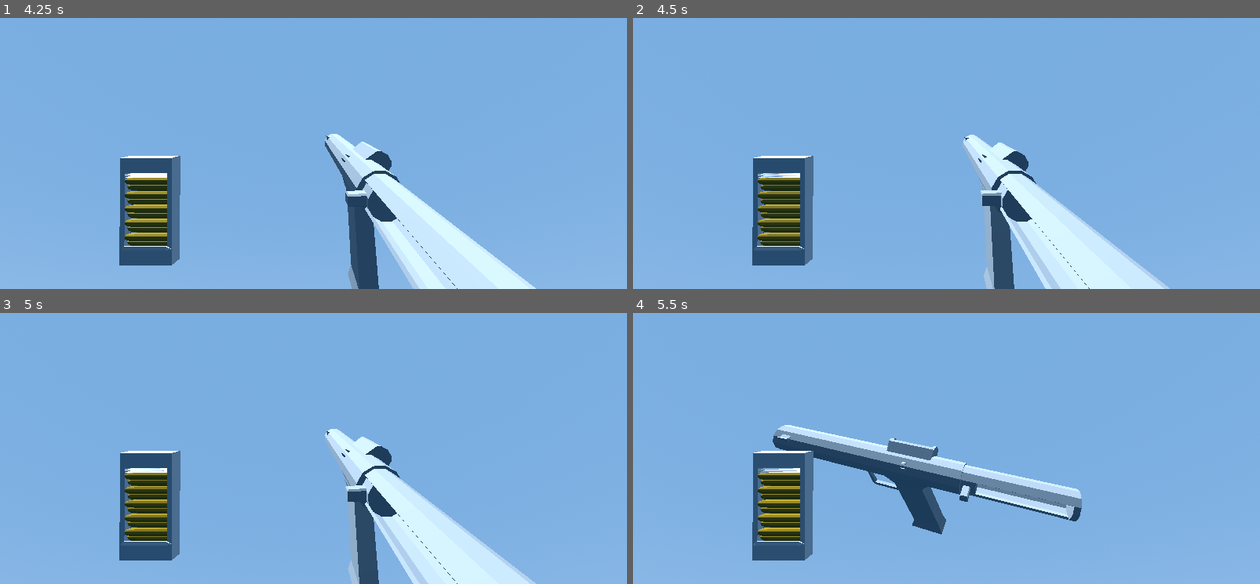
Above: before the commit, frames 1-4 (two rows, left to right).
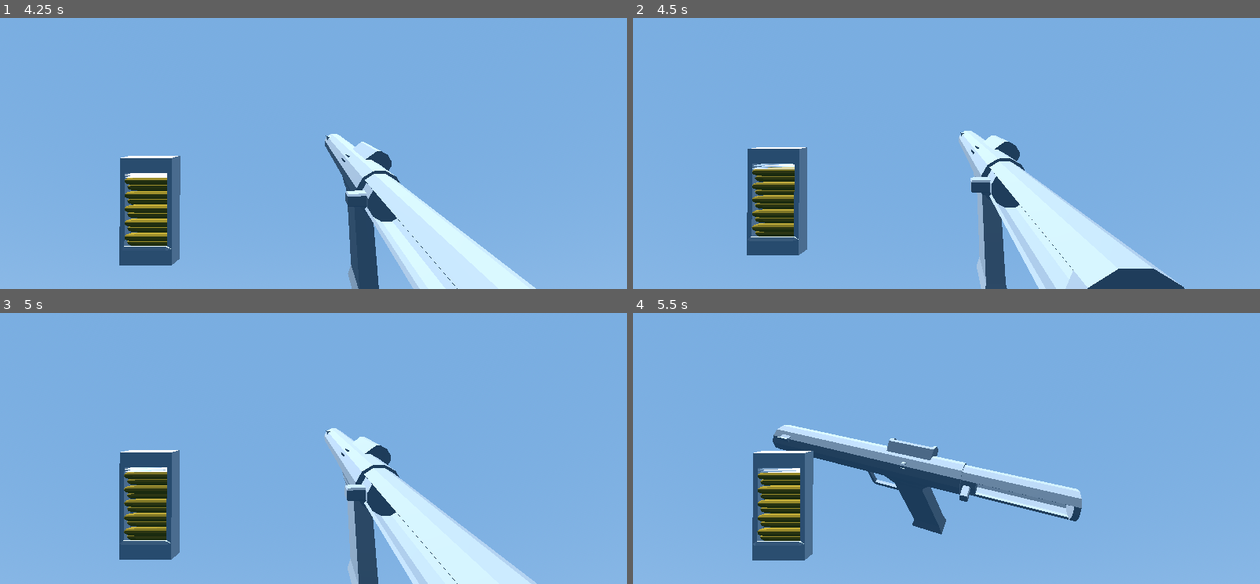
Above: after the commit, the same moments.

Repository: jashjhj/fp-shooter-game
Game: Godot game, scene res://maps/level_0.tscn
Two runs of this game, one before a commit and one after it. Both use one fixed random seed, a clock stepped at 60 frames per second and the inputs below.
Inputs (mouse positions are in pixels of both pictures, inside the frame that each line leads up to):
- Up to frame 1 (4.25 s): tap Enter (ui_accept) at 0.5, 0.77, 1.52, 3.02, 3.77 s; move the mouse to (344, 112) at 0.52 s; hold W (move_forward) 0.53-1.28 s; hold Alt (inspect) 0.53-1.28 s; move the mouse to (188, 131) at 1.27 s; hold S (move_backward) 1.28-2.03 s; tap P (free_mouse) at 1.35 s; tap Alt (inspect) at 1.55, 3.05, 3.8 s; move the mouse to (326, 107) at 2.02 s; hold Alt (inspect) 2.03-2.78 s; hold W (move_forward) from 2.03 s (still down); move the mouse to (282, 183) at 2.77 s; click (282, 183) at 2.85 s; move the mouse to (357, 118) at 3.52 s; hold Middle mouse button (look_during_inspect) from 3.53 s (still down)
- Up to frame 2 (4.5 s): keep holding W (move_forward); move the mouse to (896, 110) at 4.27 s; release Middle mouse button (look_during_inspect) at 4.28 s; right-click (896, 110) at 4.35 s
- Up to frame 3 (5 s): keep holding W (move_forward); tap Enter (ui_accept) at 4.52 s; tap Alt (inspect) at 4.55 s
- Up to frame 4 (5.5 s): keep holding W (move_forward); move the mouse to (952, 407) at 5.02 s; hold Alt (inspect) from 5.03 s (still down)

Frame 1 is identical in both runs. In frame 2, 7.7% of the frame differs, in the area x 18-88%, y 41-100%; in frame 3, 1.1%; in frame 4, less than 0.1%.

Commit message:
Added ADS mechanic + start of destructible table

Diff:
--- a/gameobjects/bullets/bullet.gd
+++ b/gameobjects/bullets/bullet.gd
@@ -7,6 +7,9 @@
 @export var origin_global_pos:Vector3;
 
 @onready var FORWARDS_RAY:RayCast3D = $RayCast3D;
+
+ #                     FLOOR + NPC + NPC_PHYSICS + Debris
+const BULLET_HIT_MASK = 1+ 32 + 64 + 4096
 
 var lifetime_start:int;
 #var speed:float;
@@ -27,6 +30,7 @@
 	velocity = direction*data.speed;
 
 	FORWARDS_RAY.target_position = Vector3(0,0,data.speed*1.5);
+	FORWARDS_RAY.collision_mask = BULLET_HIT_MASK
 
 
 # Called every frame. 'delta' is the elapsed time since the previous frame.
@@ -97,9 +101,17 @@
 func hit_object():
 	#print("Bullet hit " + str(FORWARDS_RAY.get_collision_point()))
 
+	var collider = FORWARDS_RAY.get_collider();
+	if(collider is Hittable):
+		collider.hit(velocity.length()*velocity.length() * data.mass)
+
+	if(collider is RigidBody3D):
+		collider.apply_impulse(velocity*data.mass, FORWARDS_RAY.get_collision_point())
+
+
 	#add bullet hole
 	var bullet_hole_inst = preload("res://gameobjects/bullets/hole/bullet_hole.tscn").instantiate()
-	get_tree().get_current_scene().add_child(bullet_hole_inst);
+	collider.add_child(bullet_hole_inst);
 	Globals.RUBBISH_COLLECTOR.add_rubbish(bullet_hole_inst);
 	bullet_hole_inst.global_position = FORWARDS_RAY.get_collision_point() + FORWARDS_RAY.get_collision_normal() * 0.01;
 	if(FORWARDS_RAY.get_collision_normal().dot(Vector3.RIGHT) != 0):
--- a/gameobjects/guns/gun.gd
+++ b/gameobjects/guns/gun.gd
@@ -10,6 +10,7 @@
 @export var GUN_MODEL:Node3D;
 @export var INSPECT_POSITION:Node3D;
 @export var HOLD_POSITION:Node3D;
+@export var ADS_CAM_POS:Node3D;
 
 var is_inspecting := false;
 
--- a/gameobjects/guns/instances/Welrod_Special/Welrod_Special.tscn
+++ b/gameobjects/guns/instances/Welrod_Special/Welrod_Special.tscn
@@ -22,14 +22,18 @@
 [sub_resource type="BoxShape3D" id="BoxShape3D_bhpic"]
 size = Vector3(0.0100098, 0.0564728, 0.109375)
 
-[node name="WelrodSpecial" type="Node3D" node_paths=PackedStringArray("trigger_functions", "GUN_MODEL", "INSPECT_POSITION")]
+[node name="WelrodSpecial" type="Node3D" node_paths=PackedStringArray("trigger_functions", "GUN_MODEL", "INSPECT_POSITION", "ADS_CAM_POS")]
 script = ExtResource("1_vac1r")
 trigger_functions = [NodePath("Model/Gun_Action/Gun_Part_Listener")]
 GUN_MODEL = NodePath("Model")
 INSPECT_POSITION = NodePath("Inspect_Pos")
+ADS_CAM_POS = NodePath("Model/ADS_Cam_pos")
 metadata/_custom_type_script = "uid://7yjt2q14eqdj"
 
 [node name="Model" type="Node3D" parent="."]
+
+[node name="ADS_Cam_pos" type="Node3D" parent="Model"]
+transform = Transform3D(1, 0, 0, 0, 1, 0, 0, 0, 1, -0.0192832, 0.143276, 0.303929)
 
 [node name="MeshInstance3D" type="MeshInstance3D" parent="Model"]
 transform = Transform3D(-4.37114e-08, 0, -1, 0, 1, 0, 1, 0, -4.37114e-08, 0.000891544, 0.0325087, 0.0170356)
--- /dev/null
+++ b/gameobjects/world_interactive/Hittable.gd
@@ -0,0 +1,39 @@
+class_name Hittable extends RigidBody3D
+
+@export var MAX_HP:float = 1000;
+@export var MINIMUM_DAMAGE_THRESHOLD:float = 200;
+
+@export var FREE_ON_THRESHOLD:Array[Node];
+@export var THRESHOLDS:Array[float];
+
+@onready var hp = MAX_HP;
+var has_been_freed:Array[bool] = [];
+var number_of_thresholds:int;
+
+func _ready() -> void:
+	for i in range(0, len(THRESHOLDS)):
+		assert(len(FREE_ON_THRESHOLD) >= i, "Threshold set for unset node.")
+		assert(FREE_ON_THRESHOLD[i] != null, "Threshold set for unset node.")
+
+		has_been_freed.append(false);
+	number_of_thresholds = len(THRESHOLDS)
+
+func hit(energy:float):
+
+	if(energy > MINIMUM_DAMAGE_THRESHOLD):
+		hp -= energy - MINIMUM_DAMAGE_THRESHOLD
+
+	for i in range(0, number_of_thresholds):
+		if(has_been_freed[i] == false):
+			if(hp < THRESHOLDS[i]):
+				FREE_ON_THRESHOLD[i].queue_free()
+				has_been_freed[i] = true;
+
+
+func _destroyed():
+	destroy()
+
+
+##Member function
+func destroy():
+	pass
--- a/maps/level_0.tscn
+++ b/maps/level_0.tscn
@@ -1,8 +1,9 @@
-[gd_scene load_steps=9 format=3 uid="uid://c8abipasve7ck"]
+[gd_scene load_steps=10 format=3 uid="uid://c8abipasve7ck"]
 
 [ext_resource type="PackedScene" uid="uid://c007vgboxblaa" path="res://player/player.tscn" id="1_v0r8n"]
 [ext_resource type="Material" uid="uid://58xrrn0c2p73" path="res://assets/textures/dev/default_surface.tres" id="2_6po2o"]
 [ext_resource type="PackedScene" uid="uid://miyu0xijfe7m" path="res://maps/map_resources/RubbishCollector.tscn" id="3_ps7t7"]
+[ext_resource type="PackedScene" uid="uid://cnsjodlk4krx" path="res://npc/emeny/turret/Turret.tscn" id="4_sab5y"]
 
 [sub_resource type="BoxShape3D" id="BoxShape3D_6po2o"]
 size = Vector3(20, 1, 20)
@@ -64,3 +65,6 @@
 environment = SubResource("Environment_lgvyb")
 
 [node name="Rubbish" parent="." instance=ExtResource("3_ps7t7")]
+
+[node name="Turret" parent="." instance=ExtResource("4_sab5y")]
+transform = Transform3D(1, 0, 0, 0, 1, 0, 0, 0, 1, -4.99549, 0.735744, 0.763306)
--- /dev/null
+++ b/npc/emeny/turret/Turret.tscn
@@ -0,0 +1,128 @@
+[gd_scene load_steps=6 format=3 uid="uid://cnsjodlk4krx"]
+
+[ext_resource type="ArrayMesh" uid="uid://b70gfyf52nfej" path="res://assets/models/npcs/turret/Base.obj" id="1_sskfx"]
+[ext_resource type="ArrayMesh" uid="uid://did5yni3yf6gx" path="res://assets/models/npcs/turret/Leg.obj" id="2_aoex5"]
+[ext_resource type="Script" uid="uid://0vp01sycjj0a" path="res://gameobjects/world_interactive/Hittable.gd" id="2_bfj0u"]
+
+[sub_resource type="BoxShape3D" id="BoxShape3D_bfj0u"]
+size = Vector3(0.749756, 0.0247192, 0.468384)
+
+[sub_resource type="ConvexPolygonShape3D" id="ConvexPolygonShape3D_gpkpn"]
+points = PackedVector3Array(-0.062926, -0.450227, -0.063395, -0.062926, -0.450227, 0.018815, -0.062926, -0.25098, -0.063395, 0.019293, -0.450227, -0.063395, 0.019293, -0.450227, 0.018815, -0.062926, -0.25098, 0.018815, -0.0193457, 0.013125, -0.0197428, 0.019293, -0.25098, -0.063395, 0.019293, -0.25098, 0.018815, -0.0193457, 0.013125, 0.0185494, 0.0189389, 0.013125, -0.0197428, 0.0189389, 0.013125, 0.0185494)
+
+[node name="Turret" type="Node3D"]
+
+[node name="Base" type="RigidBody3D" parent="."]
+transform = Transform3D(1, 0, 0, 0, 1, 0, 0, 0, 1, 0, 0.327089, 0)
+collision_layer = 64
+collision_mask = 65
+
+[node name="BaseMesh" type="MeshInstance3D" parent="Base"]
+mesh = ExtResource("1_sskfx")
+skeleton = NodePath("../..")
+
+[node name="CollisionShape3D" type="CollisionShape3D" parent="Base"]
+transform = Transform3D(1, 0, 0, 0, 1, 0, 0, 0, 1, 0, 0, 0.0939053)
+shape = SubResource("BoxShape3D_bfj0u")
+
+[node name="Leg1" type="RigidBody3D" parent="." node_paths=PackedStringArray("FREE_ON_THRESHOLD")]
+transform = Transform3D(1, 0, 0, 0, 1, 0, 0, 0, 1, -0.337198, 0.305792, -0.106896)
+collision_layer = 64
+collision_mask = 65
+mass = 0.1
+script = ExtResource("2_bfj0u")
+MINIMUM_DAMAGE_THRESHOLD = 125.0
+FREE_ON_THRESHOLD = [NodePath("HingeJoint3D"), NodePath(".")]
+THRESHOLDS = Array[float]([800.0, 0.0])
+
+[node name="Leg" type="MeshInstance3D" parent="Leg1"]
+mesh = ExtResource("2_aoex5")
+skeleton = NodePath("../..")
+
+[node name="CollisionShape3D" type="CollisionShape3D" parent="Leg1"]
+shape = SubResource("ConvexPolygonShape3D_gpkpn")
+
+[node name="HingeJoint3D" type="HingeJoint3D" parent="Leg1"]
+node_a = NodePath("../../Base")
+node_b = NodePath("..")
+angular_limit/enable = true
+angular_limit/upper = 0.0
+angular_limit/lower = 0.0
+
+[node name="Leg2" type="RigidBody3D" parent="." node_paths=PackedStringArray("FREE_ON_THRESHOLD")]
+transform = Transform3D(1, 0, 0, 0, 1, 0, 0, 0, 1, 0.333306, 0.305792, -0.106896)
+collision_layer = 64
+collision_mask = 65
+mass = 0.1
+script = ExtResource("2_bfj0u")
+MINIMUM_DAMAGE_THRESHOLD = 125.0
+FREE_ON_THRESHOLD = [NodePath("HingeJoint3D"), NodePath(".")]
+THRESHOLDS = Array[float]([800.0, 0.0])
+
+[node name="Leg" type="MeshInstance3D" parent="Leg2"]
+transform = Transform3D(-1, 0, 0, 0, 1, 0, 0, 0, 1, 0, 0, 0)
+mesh = ExtResource("2_aoex5")
+skeleton = NodePath("../..")
+
+[node name="CollisionShape3D" type="CollisionShape3D" parent="Leg2"]
+transform = Transform3D(-1, 0, 0, 0, 1, 0, 0, 0, 1, 0, 0, 0)
+shape = SubResource("ConvexPolygonShape3D_gpkpn")
+
+[node name="HingeJoint3D" type="HingeJoint3D" parent="Leg2"]
+node_a = NodePath("../../Base")
+node_b = NodePath("..")
+angular_limit/enable = true
+angular_limit/upper = 0.0
+angular_limit/lower = 0.0
+
+[node name="Leg3" type="RigidBody3D" parent="." node_paths=PackedStringArray("FREE_ON_THRESHOLD")]
+transform = Transform3D(1, 0, 0, 0, 1, 0, 0, 0, 1, -0.337198, 0.305792, 0.287029)
+collision_layer = 64
+collision_mask = 65
+mass = 0.1
+script = ExtResource("2_bfj0u")
+MINIMUM_DAMAGE_THRESHOLD = 125.0
+FREE_ON_THRESHOLD = [NodePath("HingeJoint3D"), NodePath(".")]
+THRESHOLDS = Array[float]([800.0, 0.0])
+
+[node name="Leg" type="MeshInstance3D" parent="Leg3"]
+transform = Transform3D(1, 0, 0, 0, 1, 0, 0, 0, -1, 0, 0, 0)
+mesh = ExtResource("2_aoex5")
+skeleton = NodePath("../..")
+
+[node name="CollisionShape3D" type="CollisionShape3D" parent="Leg3"]
+transform = Transform3D(1, 0, 0, 0, 1, 0, 0, 0, -1, 0, 0, 0)
+shape = SubResource("ConvexPolygonShape3D_gpkpn")
+
+[node name="HingeJoint3D" type="HingeJoint3D" parent="Leg3"]
+node_a = NodePath("../../Base")
+node_b = NodePath("..")
+angular_limit/enable = true
+angular_limit/upper = 0.0
+angular_limit/lower = 0.0
+
+[node name="Leg4" type="RigidBody3D" parent="." node_paths=PackedStringArray("FREE_ON_THRESHOLD")]
+transform = Transform3D(1, 0, 0, 0, 1, 0, 0, 0, 1, 0.333306, 0.305792, 0.287029)
+collision_layer = 64
+collision_mask = 65
+mass = 0.1
+script = ExtResource("2_bfj0u")
+MINIMUM_DAMAGE_THRESHOLD = 125.0
+FREE_ON_THRESHOLD = [NodePath("HingeJoint3D"), NodePath(".")]
+THRESHOLDS = Array[float]([800.0, 0.0])
+
+[node name="Leg" type="MeshInstance3D" parent="Leg4"]
+transform = Transform3D(-1, 0, 0, 0, 1, 8.74228e-08, 0, 8.74228e-08, -1, 0, 0, 0)
+mesh = ExtResource("2_aoex5")
+skeleton = NodePath("../..")
+
+[node name="CollisionShape3D" type="CollisionShape3D" parent="Leg4"]
+transform = Transform3D(-1, 0, 0, 0, 1, 8.74228e-08, 0, 8.74228e-08, -1, 0, 0, 0)
+shape = SubResource("ConvexPolygonShape3D_gpkpn")
+
+[node name="HingeJoint3D" type="HingeJoint3D" parent="Leg4"]
+node_a = NodePath("../../Base")
+node_b = NodePath("..")
+angular_limit/enable = true
+angular_limit/upper = 0.0
+angular_limit/lower = 0.0
--- a/player/player.tscn
+++ b/player/player.tscn
@@ -10,6 +10,7 @@
 
 [node name="Player" type="CharacterBody3D" node_paths=PackedStringArray("GUN")]
 collision_layer = 16
+collision_mask = 113
 script = ExtResource("1_oul6g")
 GUN = NodePath("Torso/Head/WelrodSpecial")
 
--- a/player/scripts/player.gd
+++ b/player/scripts/player.gd
@@ -21,6 +21,9 @@
 
 
 var CAMERA_CAPTURED:bool = false;
+var aiming_down_sights:bool = false;
+
+
 
 func _ready():
 	Globals.PLAYER = self;
@@ -47,6 +50,14 @@
 
 		if(GUN.is_inspecting == true and Input.is_action_pressed("rotate_during_inspect")):
 			GUN.rotate_inspect_node(event.relative * Settings.MouseSensitivity)
+
+	if(GUN.is_inspecting == false):
+		if(event.is_action_pressed("aim_down_sights")):
+			aiming_down_sights = true;
+		if(event.is_action_released("aim_down_sights")):
+			aiming_down_sights = false;
+	else:
+		aiming_down_sights = false;
 
 
 	if(is_mouse_focused == true):
@@ -104,6 +115,13 @@
 
 	mouse_input = Vector2.ZERO;
 
+	if(aiming_down_sights):
+		CAMERA.position = CAMERA.position.lerp(HEAD.global_basis.inverse()*(GUN.ADS_CAM_POS.global_position - HEAD.global_position), min(1, delta*5));
+		#CAMERA.basis = Quaternion(CAMERA.basis).slerp(Quaternion(HEAD.global_basis.inverse()*GUN.ADS_CAM_POS.global_basis), min(1, delta*5))
+	else:
+		CAMERA.position = CAMERA.position.lerp(Vector3.ZERO, min(1, delta*5));
+		#CAMERA.basis = Quaternion(CAMERA.basis).slerp(Quaternion(Basis.IDENTITY), min(1, delta*5))
+
 
 func _physics_process(delta: float) -> void:
 	# Add the gravity.
--- a/project.godot
+++ b/project.godot
@@ -78,11 +78,18 @@
 "events": [Object(InputEventKey,"resource_local_to_scene":false,"resource_name":"","device":-1,"window_id":0,"alt_press …(192 unchanged characters)…
 ]
 }
+aim_down_sights={
+"deadzone": 0.2,
+"events": [Object(InputEventMouseButton,"resource_local_to_scene":false,"resource_name":"","device":-1,"window_id":0,"alt_pressed":false,"shift_pressed":false,"ctrl_pressed":false,"meta_pressed":false,"button_mask":0,"position":Vector2(0, 0),"global_position":Vector2(0, 0),"factor":1.0,"button_index":2,"canceled":false,"pressed":false,"double_click":false,"script":null)
+]
+}
 
 [layer_names]
 
 3d_render/layer_6="Particles"
 3d_physics/layer_5="Player"
+3d_physics/layer_6="NPC"
+3d_physics/layer_7="NPC_Physics"
 3d_physics/layer_9="Hurtbox"
 3d_physics/layer_13="Debris"
 3d_physics/layer_17="Gun_Begin_Interaction"
Not shown, added: assets/models/guns/Welrod_Special/Reciever.mtl
Not shown, changed: assets/models/guns/Welrod_Special/Reciever.obj
Not shown, added: assets/models/npcs/turret/Base.obj
Not shown, added: assets/models/npcs/turret/Base.obj.import
Not shown, added: assets/models/npcs/turret/Front_Guard.obj
Not shown, added: assets/models/npcs/turret/Front_Guard.obj.import
Not shown, added: assets/models/npcs/turret/Front_Support.000.obj
Not shown, added: assets/models/npcs/turret/Front_Support.000.obj.import
Not shown, added: assets/models/npcs/turret/Leg.obj
Not shown, added: assets/models/npcs/turret/Leg.obj.import
Not shown, added: assets/models/npcs/turret/ammo_crate.obj
Not shown, added: assets/models/npcs/turret/ammo_crate.obj.import
(and 13 more such lines)
